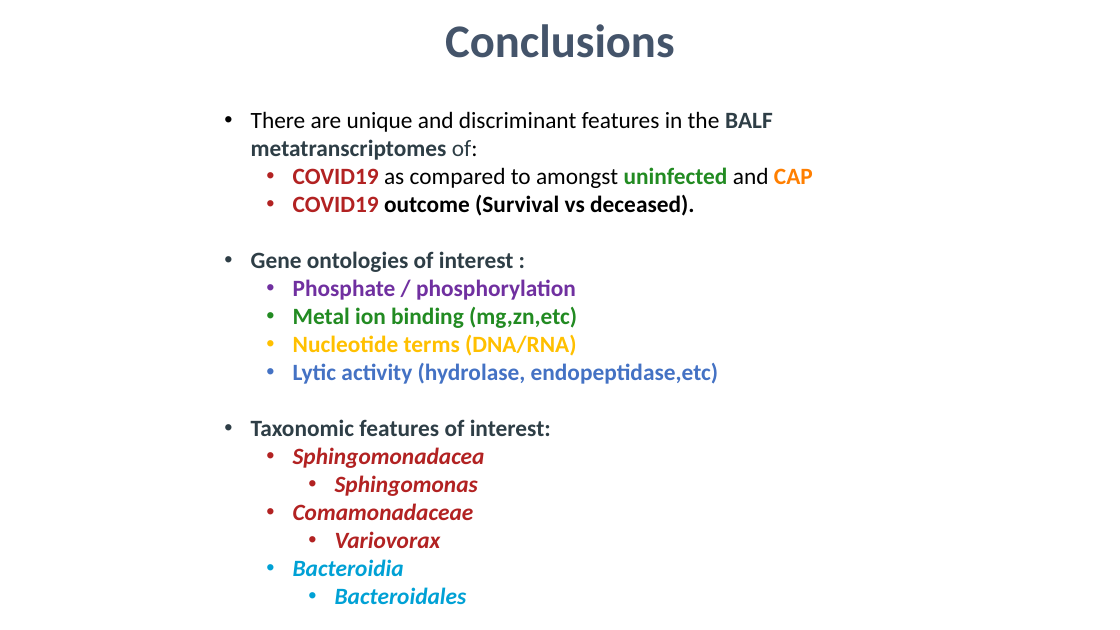
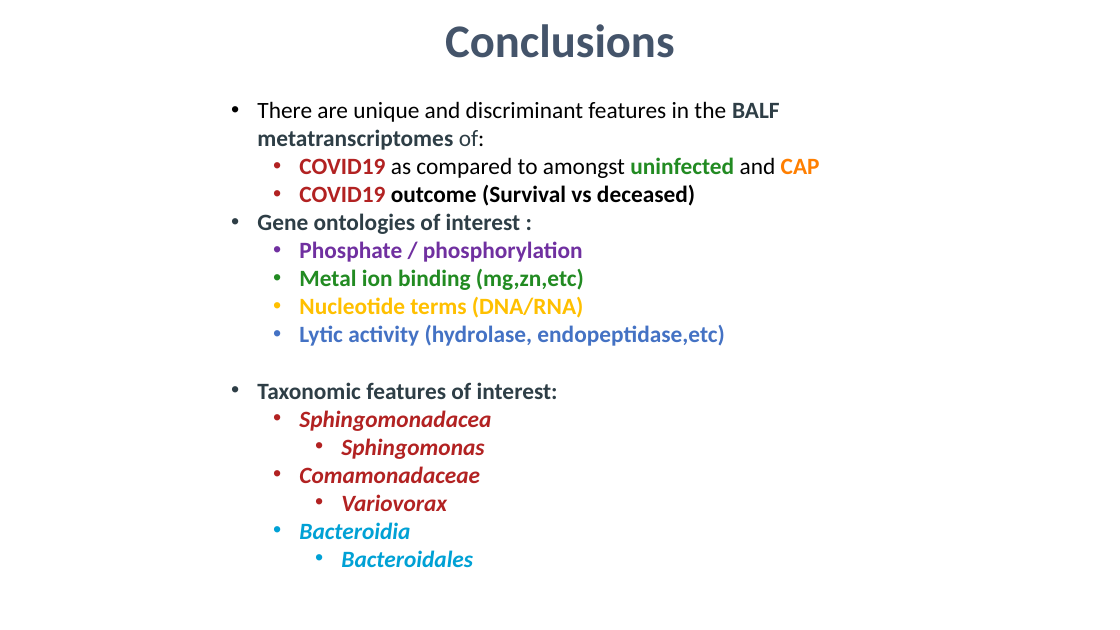
Before and after one commit to COV-IRT/microbial, a slide deck: slide 13 of presentations/COVID19_workshop_presentation_0322022.pptx (slide 16 before the commit). Drawn at 1120x630 pixels with LibreOffice and Linux fonts; fonts in the diff are those of the drawing; background and template pictures are left out. Boxes give left, top, right and bottom in pixels: in the first picture for what was removed or moved away, otherwise in the second. Text is boxed around its words. In the diff, an @@ line names an element or a change of style, - is before the commit and + after.

```diff
--- a/presentations/COVID19_workshop_presentation_0322022.pptx
+++ b/presentations/COVID19_workshop_presentation_0322022.pptx
@@ text "There are unique and discriminant ...": place and size @@
-text "There are unique and discriminant ..." at bbox=[251, 111, 813, 604]
+text "There are unique and discriminant ..." at bbox=[257, 101, 820, 567]
@@ text at bbox=[299, 185, 695, 206]: text changed @@
-    • COVID19 outcome (Survival vs deceased).
+    • COVID19 outcome (Survival vs deceased)
```
Also in this commit, not shown: 3 other slides changed, 1 slide added, 1 other file.
